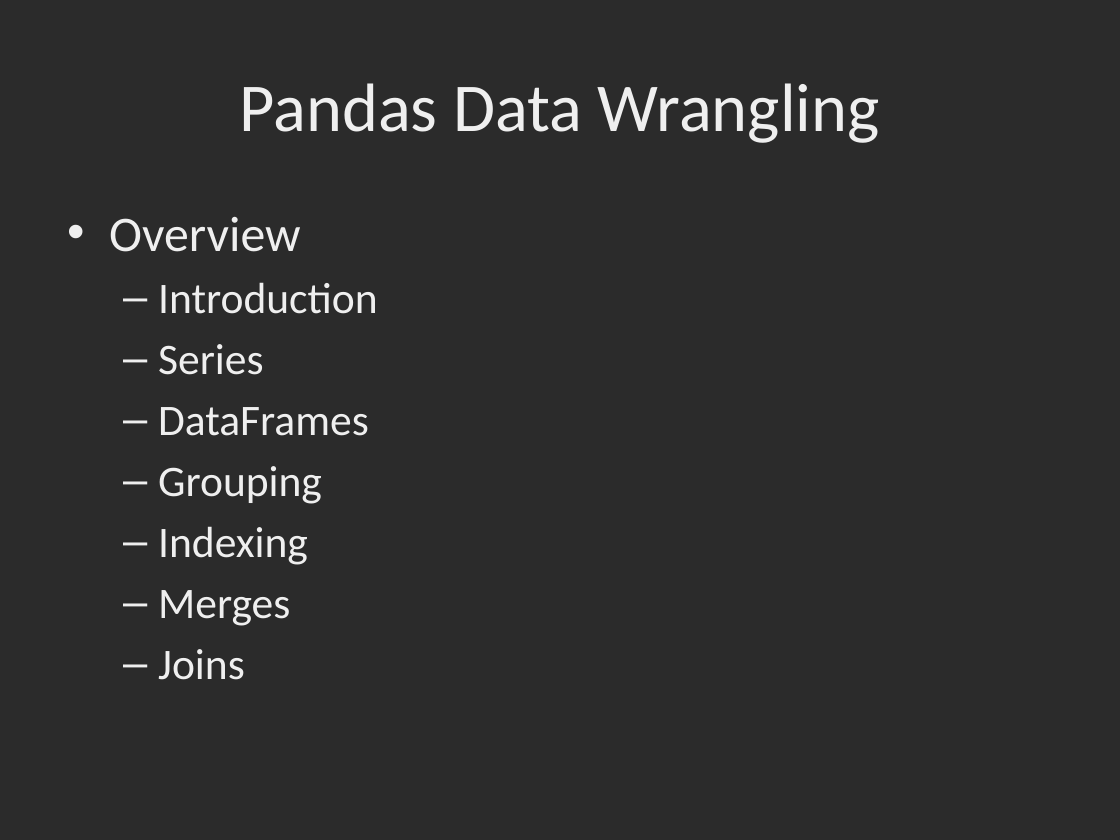
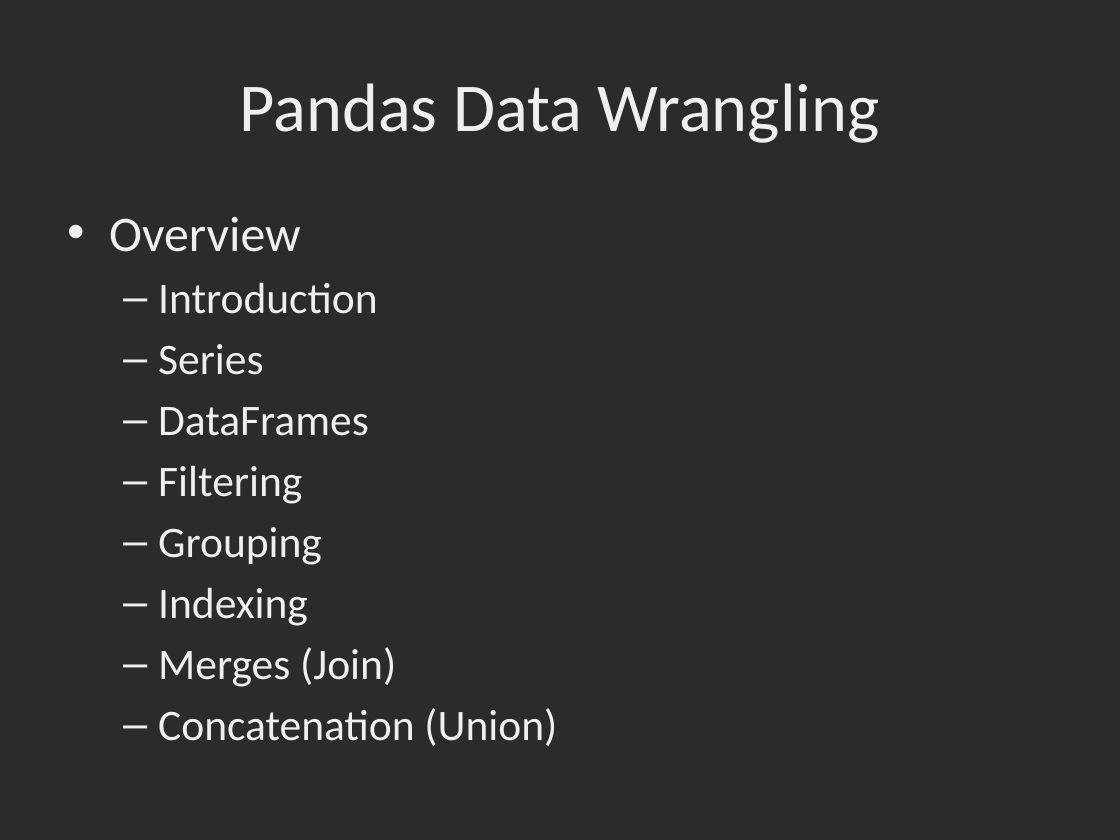
Before and after one commit to dbowmans46/PracticalProgramming, a slide deck: slide 2 of Session 7 - Python/Instructional Material/Session 7 – Python Pandas Data Wrangling.pptx. Drawn at 1120x840 pixels with LibreOffice and Linux fonts; fonts in the diff are those of the drawing; background and template pictures are left out; a plain dark background stands for a picture behind light text. Boxes give left, top, right and bottom in pixels: in the first picture for what was removed or moved away, otherwise in the second. Text is boxed around its words. In the diff, an @@ line names an element or a change of style, - is before the commit and + after.

```diff
--- a/Session 7 - Python/Instructional Material/Session 7 – Python Pandas Data Wrangling.pptx
+++ b/Session 7 - Python/Instructional Material/Session 7 – Python Pandas Data Wrangling.pptx
@@ text at box(158, 465, 302, 504): paragraph added @@
+  – Filtering
@@ text at box(158, 647, 557, 746): text changed @@
-  – Merges
-  – Joins
+  – Merges (Join)
+  – Concatenation (Union)
```
Also in this commit, not shown: 1 slide added, 5 other files.
